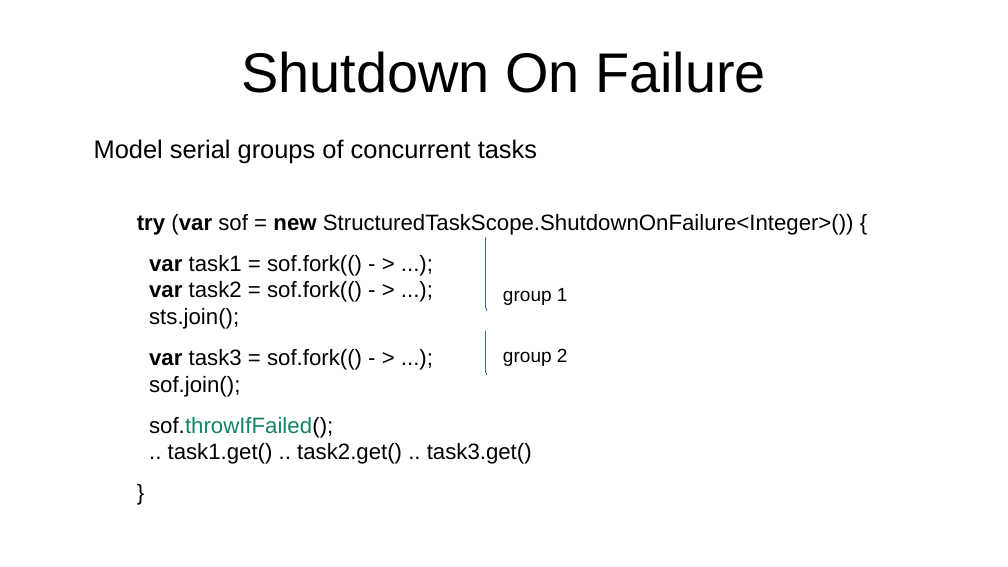
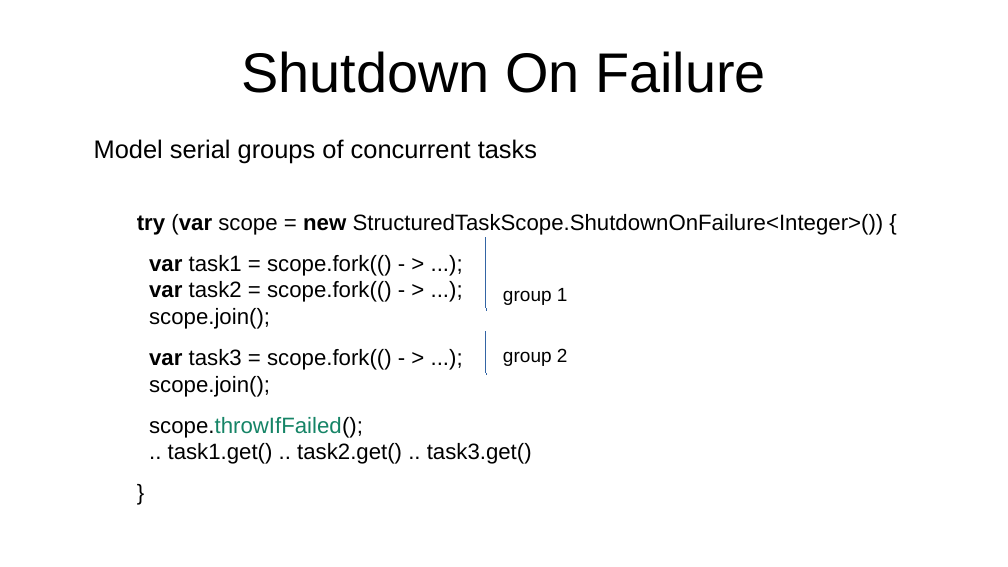
Before and after one commit to forax/java-21-demo, a slide deck: slide 43 of Java 21 add sparkle to your life.odp. Drawn at 1008x567 pixels with LibreOffice and Linux fonts; fonts in the diff are those of the drawing. Boxes give left, top, right and bottom in pixels: in the first picture for what was removed or moved away, otherwise in the second. Text is boxed around its words. In the diff, an @@ line names an element or a change of style, - is before the commit and + after.

Commit message:
Use scope as variable

```diff
--- a/Java 21 add sparkle to your life.odp
+++ b/Java 21 add sparkle to your life.odp
@@ text at box(137, 214, 884, 464): text changed @@
-  try (var sof = new StructuredTaskScope.ShutdownOnFailure<Integer>()) {
-  var task1 = sof.fork(() - > ...);
-  var task2 = sof.fork(() - > ...);
-  sts.join();
-  var task3 = sof.fork(() - > ...);
-  sof.join();
-  sof.throwIfFailed();
-  .. task1.get() .. task2.get() .. task3.get()
+  try (var scope = new StructuredTaskScope.ShutdownOnFailure<Integer>()) {
+  var task1 = scope.fork(() - > ...);
+  var task2 = scope.fork(() - > ...);
+  scope.join();
+  var task3 = scope.fork(() - > ...);
+  scope.join();
+  scope.throwIfFailed();
+  .. task1.get() .. task2.get() .. task3.get()
```
Also in this commit, not shown: 7 other slides changed, 3 other files.
